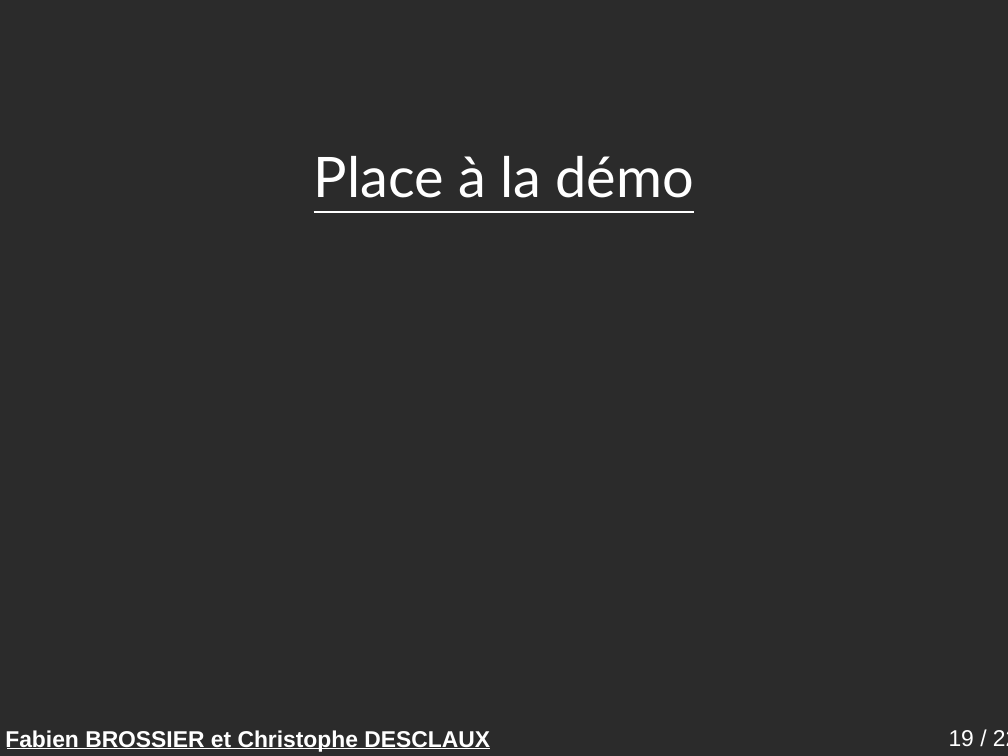
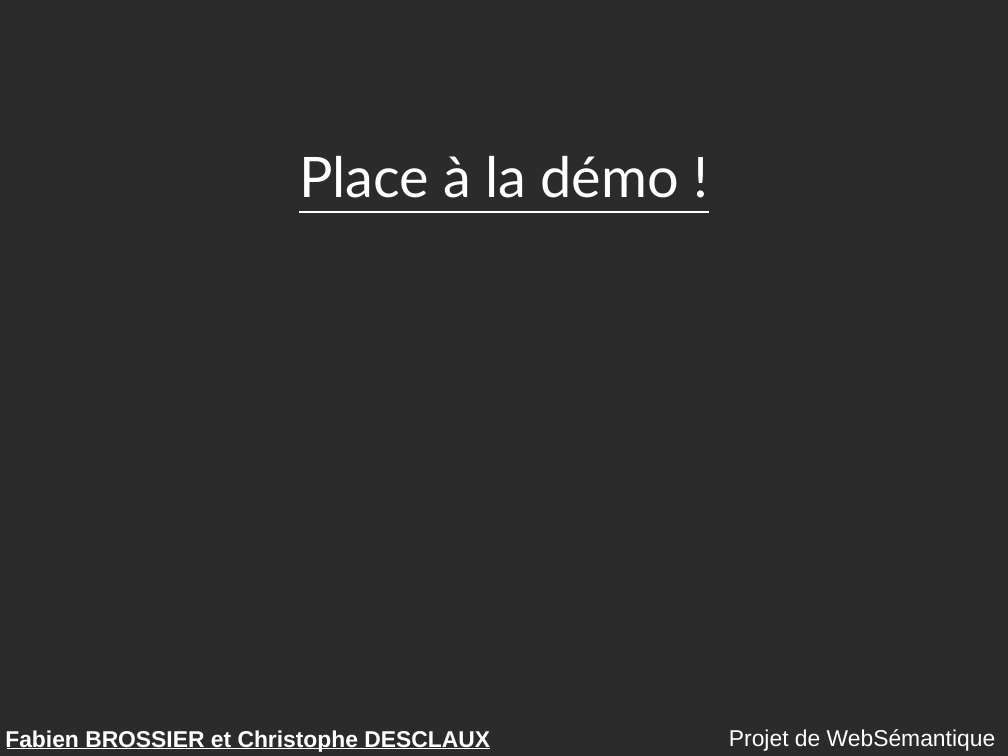
Before and after one commit to descl/TabooGeek, a slide deck: slide 19 of rapport/presentation.odp. Drawn at 1008x756 pixels with LibreOffice and Linux fonts; fonts in the diff are those of the drawing; background and template pictures are left out; a plain dark background stands for a picture behind light text. Boxes give left, top, right and bottom in pixels: in the first picture for what was removed or moved away, otherwise in the second. Text is boxed around its words. In the diff, an @@ line names an element or a change of style, - is before the commit and + after.

```diff
--- a/rapport/presentation.odp
+++ b/rapport/presentation.odp
@@ title at <box>299,156,679,198</box>: text changed @@
-Place à la démo
+Place à la démo !
@@ text added at <box>729,729,996,751</box>, 18 pt, text #FFFFFF @@
+Projet de WebSémantique
@@ page number removed at <box>949,730,1008,746</box> @@
-19 / 22
```
Also in this commit, not shown: 20 other slides changed, 1 slide added, 1 slide removed, 1 other file.
